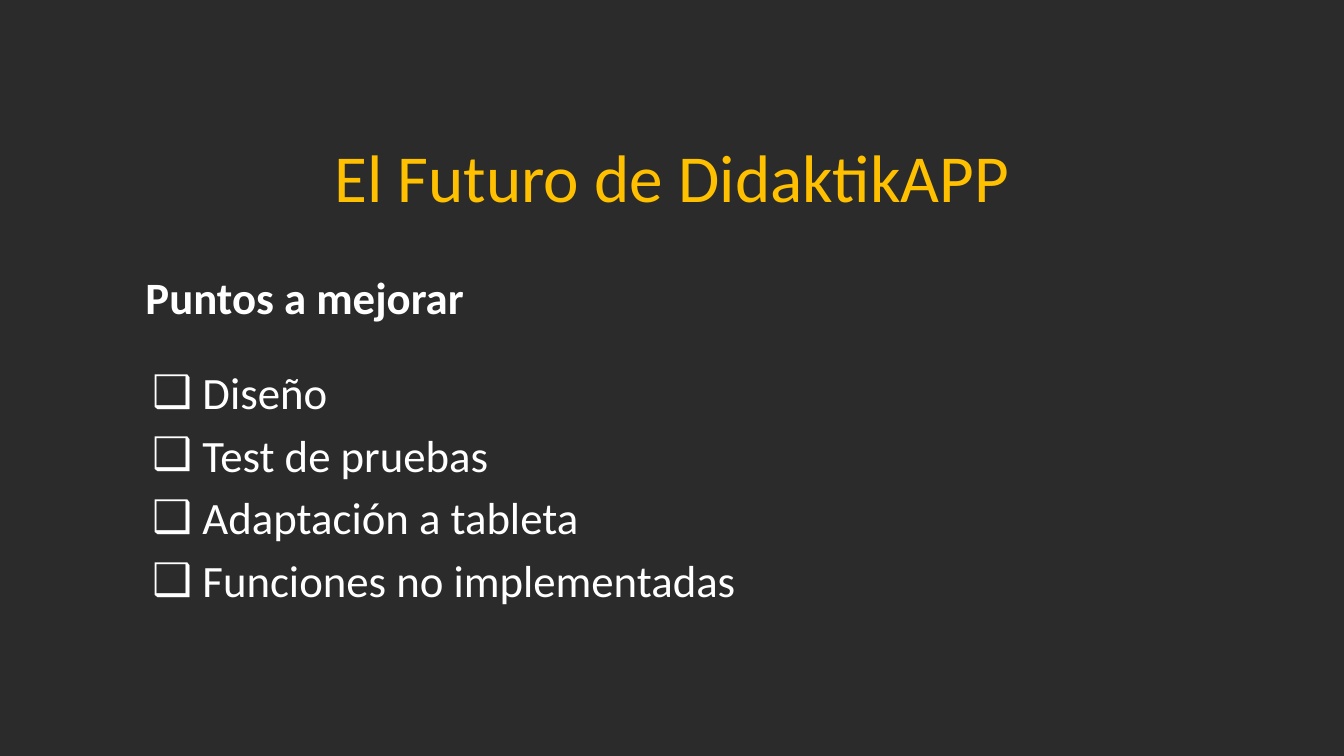
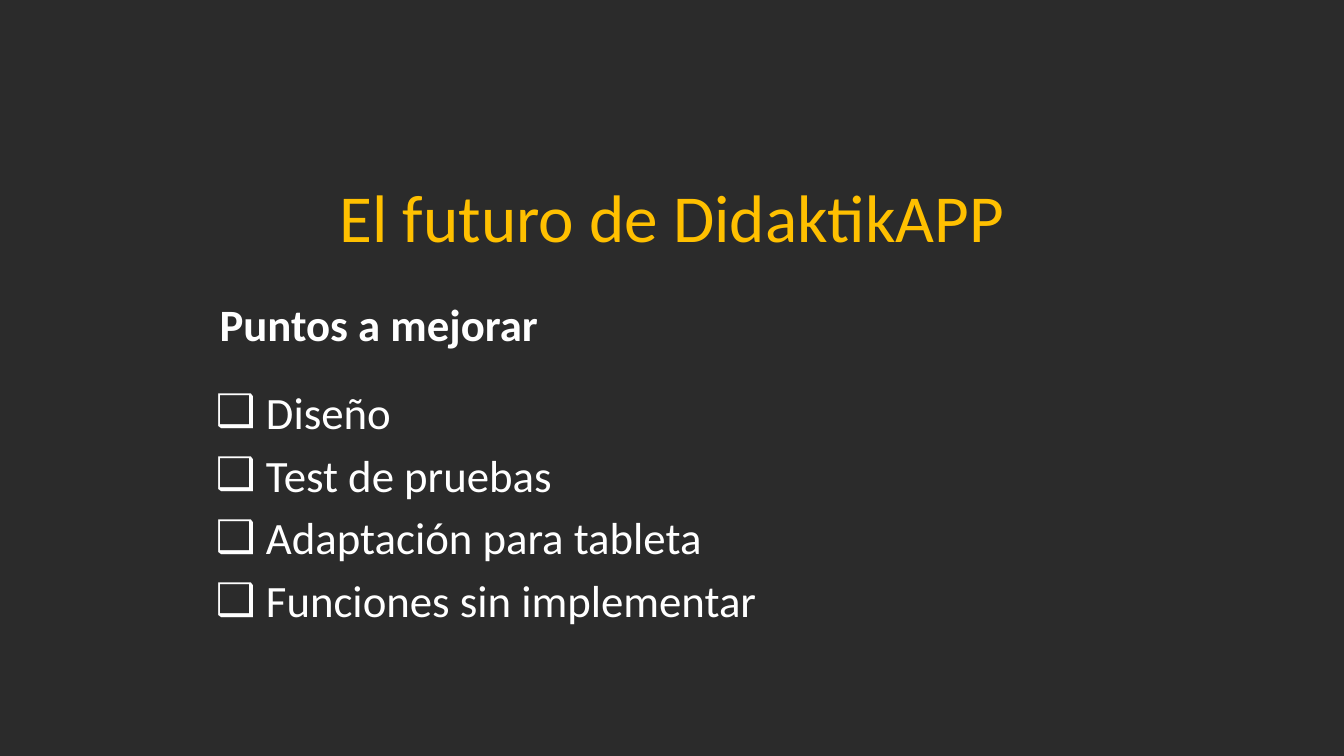
Before and after one commit to Jandycon/PROYECTOAPP, a slide deck: slide 13 of DidaktikApp.pptx. Drawn at 1344x756 pixels with LibreOffice and Linux fonts; fonts in the diff are those of the drawing; background and template pictures are left out; a plain dark background stands for a picture behind light text. Boxes give left, top, right and bottom in pixels: in the first picture for what was removed or moved away, otherwise in the second. Text is boxed around its words. In the diff, an @@ line names an element or a change of style, - is before the commit and + after.

Commit message:
jue5dic

```diff
--- a/DidaktikApp.pptx
+++ b/DidaktikApp.pptx
@@ text at [340, 195, 1004, 243]: text changed @@
-El Futuro de DidaktikAPP
+El futuro de DidaktikAPP
@@ text "Puntos a mejorar": place and size @@
-text "Puntos a mejorar" at [145, 282, 463, 322]
+text "Puntos a mejorar" at [220, 309, 537, 349]
@@ text "Diseño": place and size @@
-text "Diseño" at [202, 378, 736, 605]
+text "Diseño" at [266, 398, 756, 625]
@@ text at [266, 523, 756, 625]: text changed @@
-❑ Adaptación a tableta
-❑ Funciones no implementadas
+❑ Adaptación para tableta
+❑ Funciones sin implementar
```
Also in this commit, not shown: 15 other slides changed.
